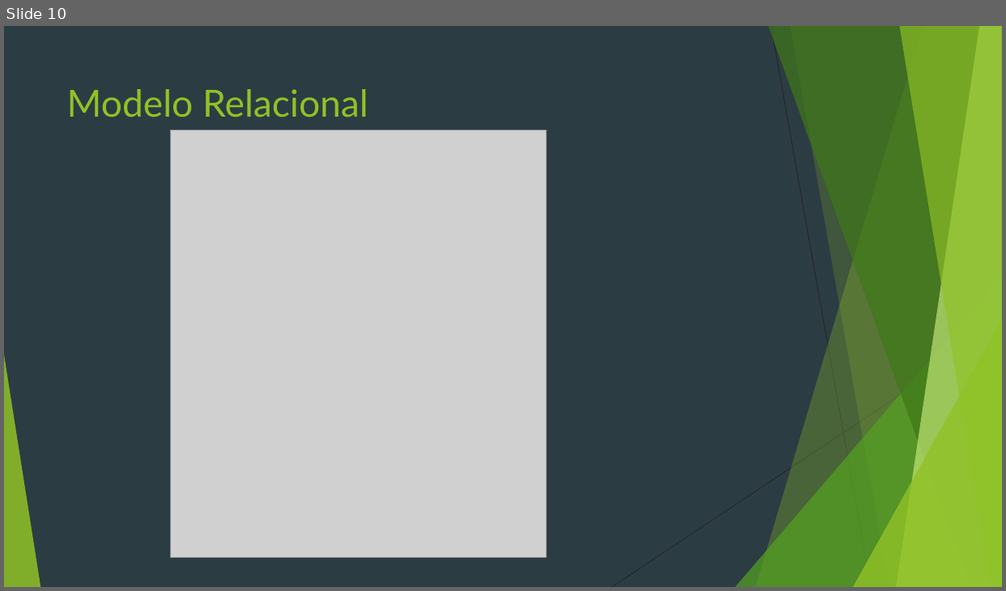
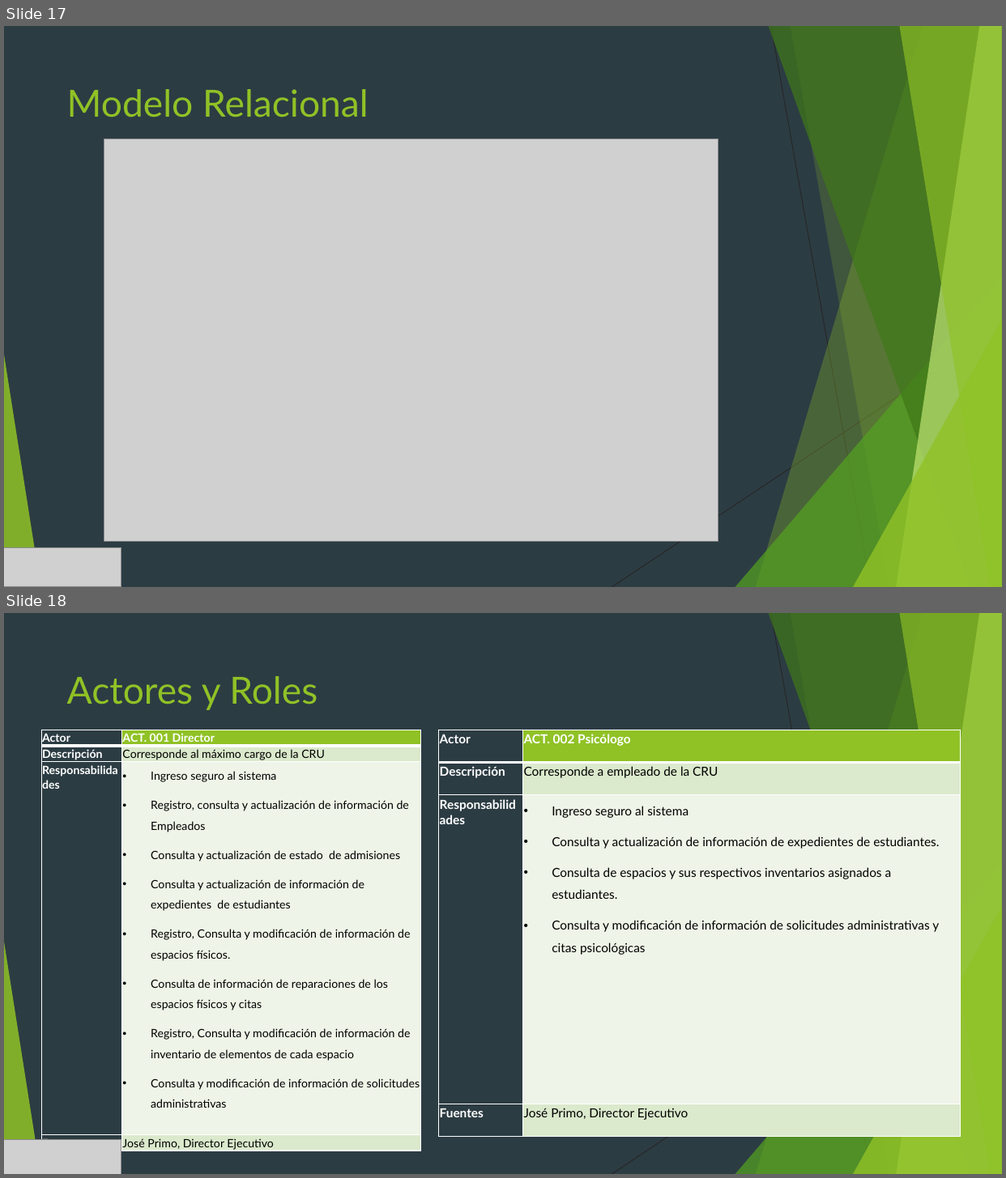
Before and after one commit to JefersonGuevara/Cru_Portal, a slide deck: Documentacion/SISTEMA DE INFORMACIÓN PARA LA GESTIÓN DE ADMISIONES.pptx. Shown one above the other, each under a label of ours: slide 10 before the commit, slides 17 and 18 after it. The pictures are 1006x591 and 1006x1178 pixels, drawn with LibreOffice and Linux fonts; fonts in the diff are those of the drawing; grey boxes stand for pictures. Boxes give left, top, right and bottom in pixels: in the first picture for what was removed or moved away, otherwise in the second. Text is boxed around its words. In the diff, an @@ line names an element or a change of style, - is before the commit and + after.

```diff
--- a/Documentacion/SISTEMA DE INFORMACIÓN PARA LA GESTIÓN DE ADMISIONES.pptx
+++ b/Documentacion/SISTEMA DE INFORMACIÓN PARA LA GESTIÓN DE ADMISIONES.pptx
@@ slide 18 added at <box>4,613,1002,1174</box>, background #2C3C43; not listed: 10 template elements that a slide beside it also shows @@
@@ title added at <box>67,676,317,710</box>, 36 pt, text #90C226 @@
+Actores y Roles
@@ table added at <box>41,730,421,1153</box>, 4 rows, 2 columns @@
+Actor | ACT. 001 Director
+Descripción | Corresponde al máximo cargo de la CRU
+Responsabilidades | Ingreso seguro al sistema / Registro, consulta y actualización de información de Empleados / Consulta y actualización de estado de admisiones / Consulta y actualización de información de expedientes de estudiantes / Registro, Consulta y modificación de información de espacios físicos. / Consulta de información de reparaciones de los espacios físicos y citas / Registro, Consulta y modificación de información de inventario de elementos de cada espacio / Consulta y modificación de información de solicitudes administrativas
+Fuentes | José Primo, Director Ejecutivo
@@ table added at <box>439,730,960,1137</box>, 4 rows, 2 columns @@
+Actor | ACT. 002 Psicólogo
+Descripción | Corresponde a empleado de la CRU
+Responsabilidades | Ingreso seguro al sistema / Consulta y actualización de información de expedientes de estudiantes. / Consulta de espacios y sus respectivos inventarios asignados a estudiantes. / Consulta y modificación de información de solicitudes administrativas y citas psicológicas
+Fuentes | José Primo, Director Ejecutivo
@@ picture added at <box>4,1140,121,1174</box> @@
@@ what was slide 10 is now slide 17 @@
@@ slide 17 changed as well @@
@@ picture: place and size @@
-picture at <box>171,130,547,558</box>
+picture at <box>104,139,718,543</box>
@@ picture added at <box>4,548,121,587</box> @@
```
Also in this commit, not shown: 11 other slides changed, 18 other slides added, 8 slides removed, 7 other files.
